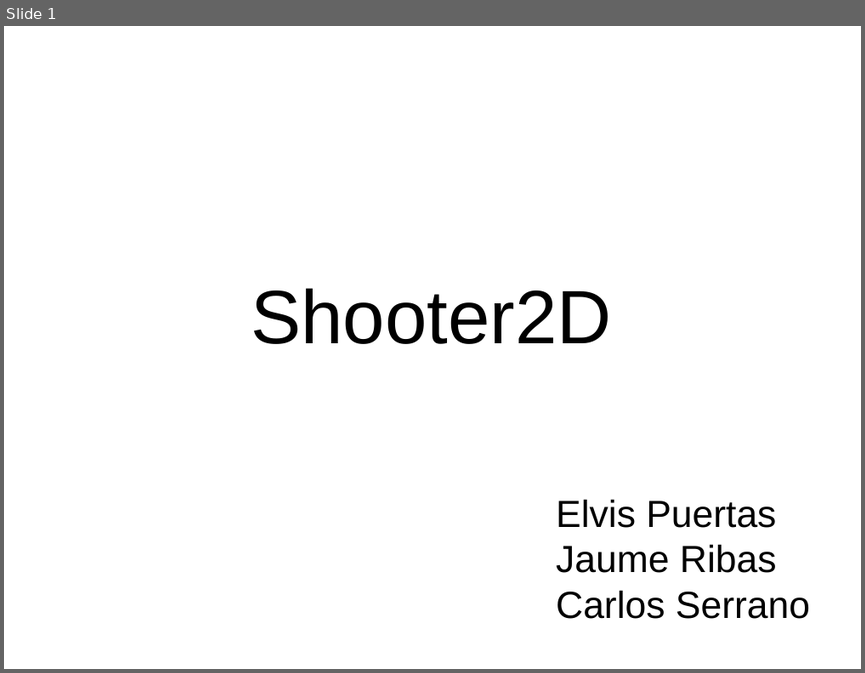
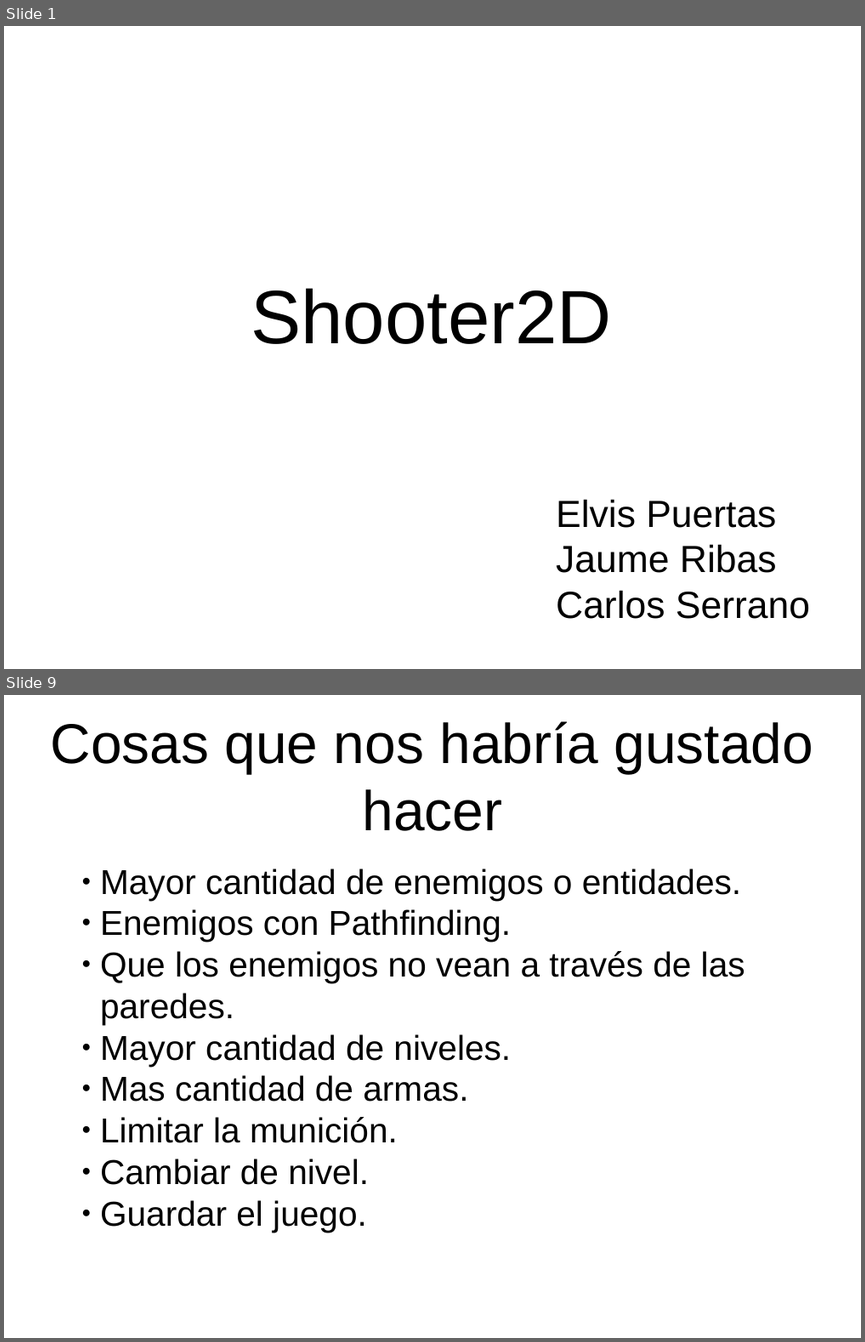
Before and after one commit to JaumeRibas/Shooter2D, a slide deck: Shooter2D/docs/presentacion/presentacion.odp. Shown one above the other, each under a label of ours: slide 1 before the commit, slides 1 and 9 after it; the slides between them are not shown. The pictures are 865x673 and 865x1342 pixels, drawn with LibreOffice and Linux fonts; fonts in the diff are those of the drawing; background and template pictures are left out. Boxes give left, top, right and bottom in pixels: in the first picture for what was removed or moved away, otherwise in the second. Text is boxed around its words. In the diff, an @@ line names an element or a change of style, - is before the commit and + after.

```diff
--- a/Shooter2D/docs/presentacion/presentacion.odp
+++ b/Shooter2D/docs/presentacion/presentacion.odp
@@ slide 9 added at (x1=4, y1=695, x2=861, y2=1338), background picture (left out) @@
@@ title added at (x1=51, y1=721, x2=813, y2=831), 51.9 pt, text #000000 @@
+Cosas que nos habría gustado hacer
@@ subtitle added at (x1=100, y1=868, x2=745, y2=1231), 32 pt, text #000000 @@
+● Mayor cantidad de enemigos o entidades.
+● Enemigos con Pathfinding.
+● Que los enemigos no vean a través de las paredes.
+● Mayor cantidad de niveles.
+● Mas cantidad de armas.
+● Limitar la munición.
+● Cambiar de nivel.
+● Guardar el juego.
```
Also in this commit, not shown: 2 slides changed, 6 other slides added, 1 slide removed.
